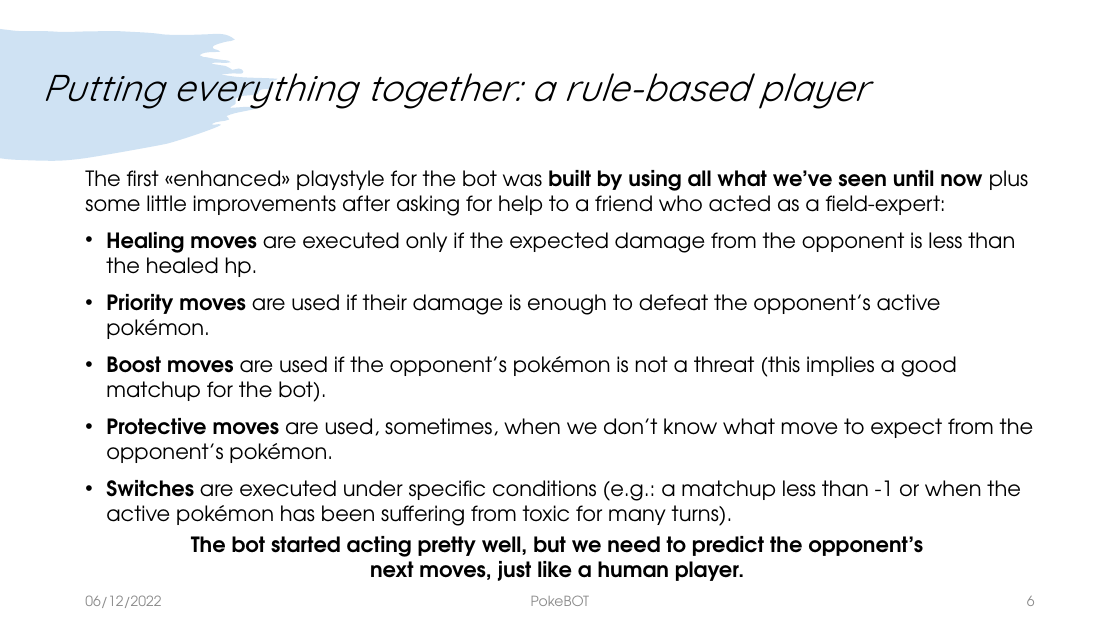
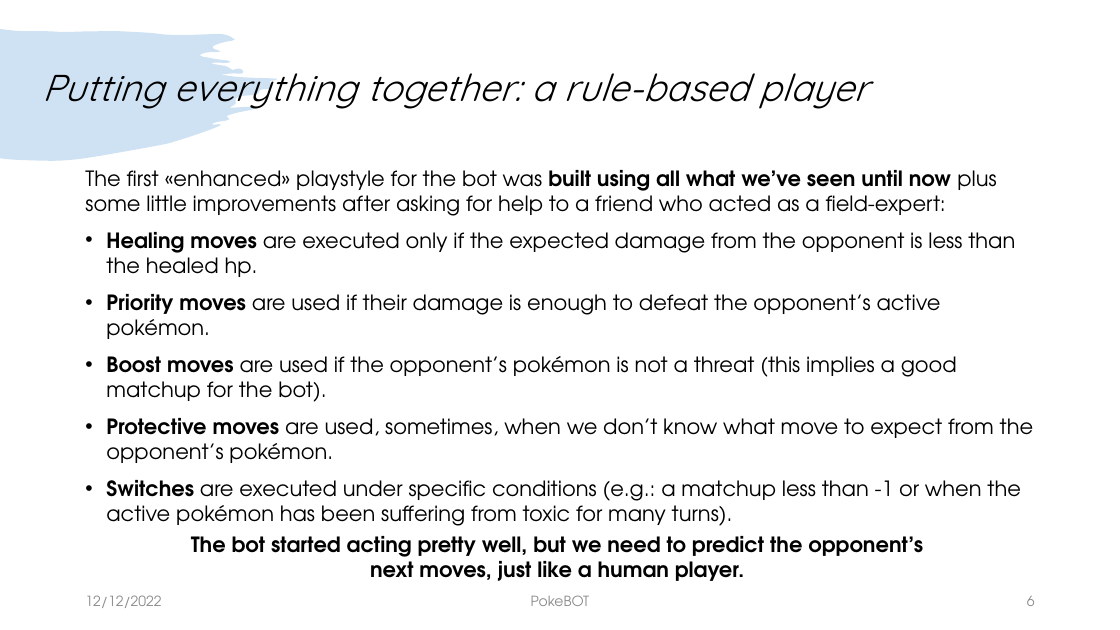
Before and after one commit to nikodallanoce/PokeBOT, a slide deck: slide 6 of presentation/PokeBOT_AIF.pptx. Drawn at 1120x630 pixels with LibreOffice and Linux fonts; fonts in the diff are those of the drawing. Boxes give left, top, right and bottom in pixels: in the first picture for what was removed or moved away, otherwise in the second. Text is boxed around its words. In the diff, an @@ line names an element or a change of style, - is before the commit and + after.

Commit message:
Small changes in the presentation

```diff
--- a/presentation/PokeBOT_AIF.pptx
+++ b/presentation/PokeBOT_AIF.pptx
@@ text at [85,170,996,216]: text changed @@
-The first «enhanced» playstyle for the bot was built by using all what we’ve seen until now plus some little improvements after asking for help to a friend who acted as a field-expert:
+The first «enhanced» playstyle for the bot was built using all what we’ve seen until now plus some little improvements after asking for help to a friend who acted as a field-expert:
@@ text at [85,595,161,608]: text changed @@
-06/12/2022
+12/12/2022
```
Also in this commit, not shown: 18 other slides changed, 1 other file.
